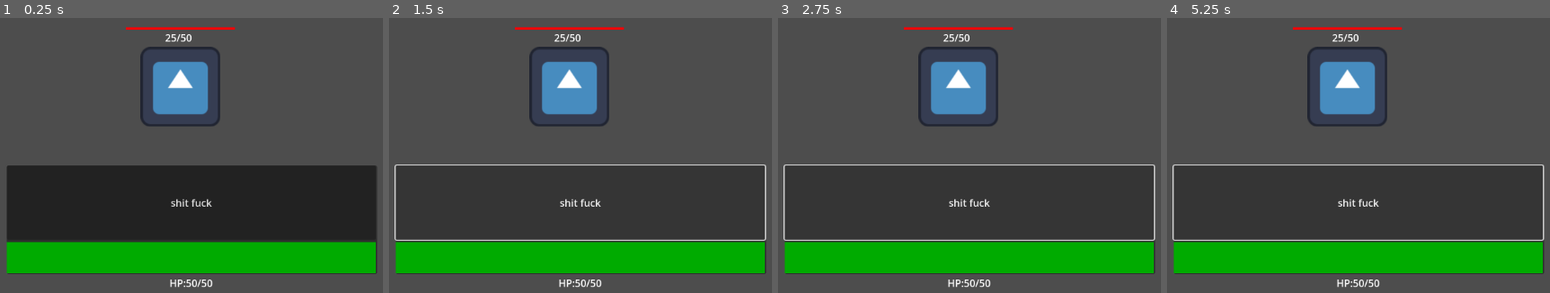
Above: before the commit, frames 1-4 (left to right).
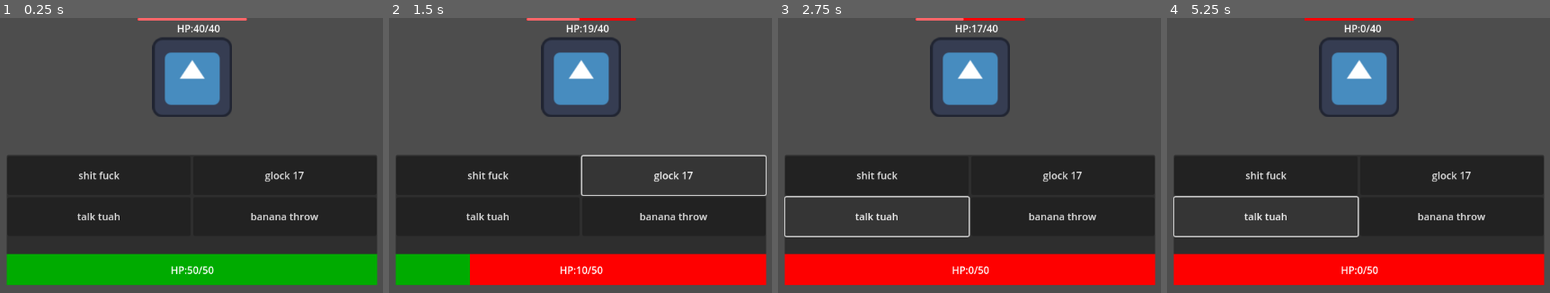
Above: after the commit, the same moments.

Repository: Game-Development-Club-at-UMD/Ludum-Dare-58
Game: Godot game, scene res://battle.tscn
The game is run twice, just before and just after one commit, with the same random seed, the same clock (stepped at 60 frames per second) and the same inputs. The engine's default icon, where the game draws it, is replaced by a stand-in: a white triangle on a blue panel in a dark square.
Inputs (mouse positions are in pixels of both pictures, inside the frame that each line leads up to):
- Up to frame 1 (0.25 s): no input
- Up to frame 2 (1.5 s): click "shit fuck" at 0.5 s; click (672, 174) at 1.25 s, where only the run after the commit has a clickable "glock 17"
- Up to frame 3 (2.75 s): click (877, 216) at 2 s, where only the run after the commit has a clickable "talk tuah"
- Up to frame 4 (5.25 s): click (1450, 216) at 2.75 s, where only the run after the commit has a clickable "banana throw"; click "shit fuck" at 3.5 s; click (1450, 174) at 4.25 s, where only the run after the commit has a clickable "glock 17"; click (1266, 216) at 5 s, where only the run after the commit has a clickable "talk tuah"

The runs differ from the first frame. In frame 1, 18% of the frame differs, in the area x 1-99%, y 0-99%; in frame 2, 23%; in frame 3, 26%; in frame 4, 26%.
Error before the commit: Invalid assignment of property or key 'value' with value of type 'int' on a base object of type 'null instance'. (res://battle.gd:10)

Commit message:
added basic turn based combat functionallity

Diff:
--- a/ludum-dare-58/Combat/State.gd
+++ b/ludum-dare-58/Combat/State.gd
@@ -2,4 +2,7 @@
 
 var current_health = 50
 var max_health = 50
-var player_damage = 20
+var player_attack1_damage = 20
+var player_attack2_damage = 1
+var player_attack3_damage = 2
+var player_attack4_damage = 3
--- a/ludum-dare-58/battle.gd
+++ b/ludum-dare-58/battle.gd
@@ -2,11 +2,56 @@
 
 @export var enemy: Resource = null
 
+var current_player_health= 0
+var current_enemy_health = 0
+
 func _ready():
-	set_health(State.current_health, State.max_health,$Playerstats/VBoxContainer/ProgressBar )
-	set_health(enemy.health, enemy.health, $VBoxContainer/ProgressBar)
+	set_health(State.current_health, State.max_health, $Playerstats/ProgressBar )
+	set_health(enemy.health, enemy.health, $VBoxContainer/EnemyHealth)
 	print(State.max_health)
+
+	current_player_health = State.current_health
+	current_enemy_health = enemy.health
+
+func enemy_turn():
+	current_player_health = max(0,current_player_health - enemy.damage )
+	set_health(current_player_health, State.max_health, $Playerstats/ProgressBar)
+
+
 func set_health(health, max_health, progress_bar):
 	progress_bar.value = health
 	progress_bar.max_value = max_health
 	progress_bar.get_node("Label").text = "HP:%d/%d" % [health, max_health]
+
+
+
+func _on_attack_1_pressed():
+		current_enemy_health = max(0,current_enemy_health - State.player_attack1_damage )
+		set_health(current_enemy_health, enemy.health, $VBoxContainer/EnemyHealth)
+
+		enemy_turn()
+
+
+
+func _on_attack_2_pressed():
+	current_enemy_health = max(0,current_enemy_health - State.player_attack2_damage )
+	set_health(current_enemy_health, enemy.health, $VBoxContainer/EnemyHealth)
+
+	enemy_turn()
+
+
+
+func _on_attack_3_pressed():
+	current_enemy_health = max(0,current_enemy_health - State.player_attack3_damage )
+	set_health(current_enemy_health, enemy.health, $VBoxContainer/EnemyHealth)
+
+	enemy_turn()
+
+
+
+
+func _on_attack_4_pressed():
+	current_enemy_health = max(0,current_enemy_health - State.player_attack4_damage )
+	set_health(current_enemy_health, enemy.health, $VBoxContainer/EnemyHealth)
+
+	enemy_turn()
--- a/ludum-dare-58/battle.tscn
+++ b/ludum-dare-58/battle.tscn
@@ -24,27 +24,24 @@
 anchor_right = 0.5
 anchor_bottom = 0.5
 offset_left = -297.0
-offset_top = -87.0
+offset_top = -104.5
 offset_right = 297.0
-offset_bottom = 87.0
+offset_bottom = 104.5
 grow_horizontal = 2
 grow_vertical = 2
 
-[node name="VBoxContainer" type="VBoxContainer" parent="Playerstats"]
-layout_mode = 0
-offset_right = 592.0
-offset_bottom = 173.0
-
-[node name="Button" type="Button" parent="Playerstats/VBoxContainer"]
-layout_mode = 2
-size_flags_vertical = 3
-text = "shit fuck
-"
-
-[node name="ProgressBar" type="ProgressBar" parent="Playerstats/VBoxContainer"]
+[node name="ProgressBar" type="ProgressBar" parent="Playerstats"]
 custom_minimum_size = Vector2(0, 50)
-layout_mode = 2
-size_flags_vertical = 3
+layout_mode = 1
+anchors_preset = 12
+anchor_top = 1.0
+anchor_right = 1.0
+anchor_bottom = 1.0
+offset_top = -1.0
+grow_horizontal = 2
+grow_vertical = 0
+size_flags_horizontal = 4
+size_flags_vertical = 8
 size_flags_stretch_ratio = 0.0
 mouse_force_pass_scroll_events = false
 theme_override_styles/background = SubResource("StyleBoxFlat_w7wwj")
@@ -52,19 +49,58 @@
 value = 50.0
 show_percentage = false
 
-[node name="Label" type="Label" parent="Playerstats/VBoxContainer/ProgressBar"]
-layout_mode = 0
-offset_top = 54.0
-offset_right = 592.0
-offset_bottom = 77.0
+[node name="Label" type="Label" parent="Playerstats/ProgressBar"]
+layout_mode = 1
+anchors_preset = 8
+anchor_left = 0.5
+anchor_top = 0.5
+anchor_right = 0.5
+anchor_bottom = 0.5
+offset_left = -295.0
+offset_top = -11.0
+offset_right = 297.0
+offset_bottom = 12.0
+grow_horizontal = 2
+grow_vertical = 2
 text = "25/50"
 horizontal_alignment = 1
 
+[node name="GridContainer" type="GridContainer" parent="Playerstats"]
+layout_mode = 0
+offset_left = 1.0
+offset_top = 2.0
+offset_right = 593.0
+offset_bottom = 130.0
+columns = 2
+
+[node name="Attack1" type="Button" parent="Playerstats/GridContainer"]
+layout_mode = 2
+size_flags_horizontal = 3
+text = "shit fuck"
+
+[node name="Attack2" type="Button" parent="Playerstats/GridContainer"]
+layout_mode = 2
+size_flags_horizontal = 3
+size_flags_vertical = 3
+text = "glock 17"
+
+[node name="Attack3" type="Button" parent="Playerstats/GridContainer"]
+layout_mode = 2
+size_flags_vertical = 3
+text = "talk tuah"
+
+[node name="Attack4" type="Button" parent="Playerstats/GridContainer"]
+layout_mode = 2
+text = "banana throw"
+
 [node name="VBoxContainer" type="VBoxContainer" parent="."]
-offset_left = 470.0
-offset_top = 15.0
-offset_right = 645.0
-offset_bottom = 222.0
+anchors_preset = 5
+anchor_left = 0.5
+anchor_right = 0.5
+offset_left = -87.5
+offset_right = 87.5
+offset_bottom = 207.0
+grow_horizontal = 2
 
 [node name="EnemyHealth" type="ProgressBar" parent="VBoxContainer"]
 layout_mode = 2
@@ -84,3 +120,8 @@
 texture = ExtResource("3_i431l")
 expand_mode = 5
 stretch_mode = 3
+
+[connection signal="pressed" from="Playerstats/GridContainer/Attack1" to="." method="_on_attack_1_pressed"]
+[connection signal="pressed" from="Playerstats/GridContainer/Attack2" to="." method="_on_attack_2_pressed"]
+[connection signal="pressed" from="Playerstats/GridContainer/Attack3" to="." method="_on_attack_3_pressed"]
+[connection signal="pressed" from="Playerstats/GridContainer/Attack4" to="." method="_on_attack_4_pressed"]
